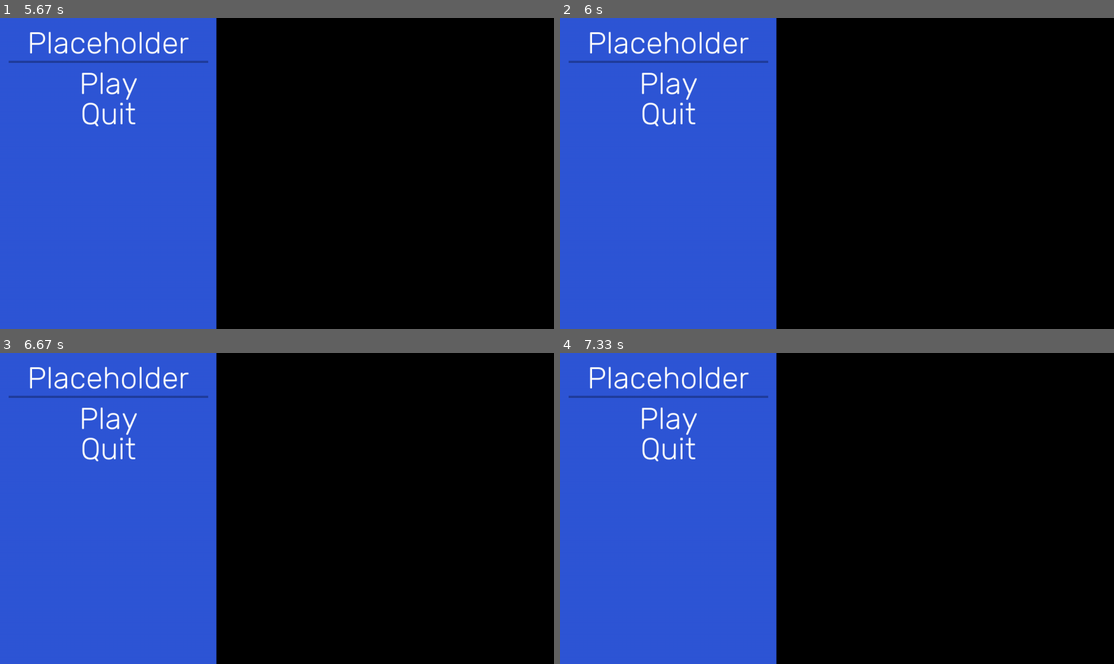
Above: before the commit, frames 1-4 (two rows, left to right).
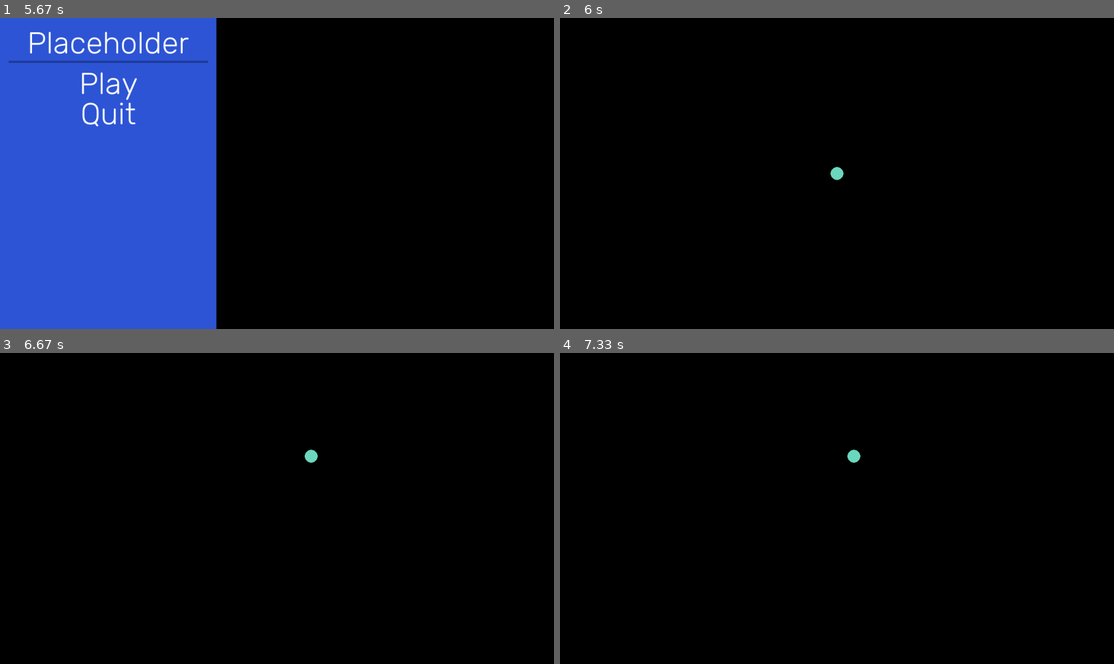
Above: after the commit, the same moments.

Repository: 5Stygian/pygame
Game: pygame game, started from main.py
The game is run twice, just before and just after one commit, with the same random seed, the same clock (stepped at 60 frames per second) and the same inputs.
Inputs:
- Up to frame 1 (5.67 s): click "Play" at 0.38 s; hold D 0.67-1.13 s; hold W 1.17-1.47 s; hold D 1.5-1.97 s; hold A 2-2.53 s; hold S 2.57-2.87 s; hold A 2.9-3.3 s; hold W 3.33-3.7 s; hold D 3.73-4.37 s; hold S 4.4-4.77 s; hold A 4.8-5.27 s
- Up to frame 2 (6 s): click "Play" at 5.85 s
- Up to frame 3 (6.67 s): hold W 6.13-6.43 s; hold D from 6.47 s (still down)
- Up to frame 4 (7.33 s): release D at 6.93 s; hold A from 6.97 s (still down)

Frame 1 is identical in both runs. In frame 2, 39% of the frame differs, in the area x 0-52%, y 0-100%; in frame 3, 39%; in frame 4, 39%.

Commit message:
PUSHing him onto the wall

Diff:
--- a/main.py
+++ b/main.py
@@ -289,12 +289,14 @@
         if killbox_roll in range(2501, 5000): hlfs_rect = hlfs.horz_lines_fullscreen()
 
     # player drawing and collision detection
-    if on_main_menu == False: # only draw the player when the program is not on the main menu
+    if on_main_menu == False: # only logic this logic when not on the main menu
         player = pygame.draw.circle(screen, "#6ddac0", player_pos, player_radius)
         if killbox_roll not in range(5001, 10000) and killbox_roll != 0:
+            # check for collisions
             if any(player_rect.colliderect(v) for v in vlfs_rect) or any(player_rect.colliderect(h) for h in hlfs_rect):
                 vlfs_rect, hlfs_rect, rects = [], [], []
                 player_pos = pygame.Vector2(screen_dims[0]/2, screen_dims[1]/2)
+                killbox_roll = 0
                 on_main_menu = True
                 debug("Player collided with killbox")
     else:
